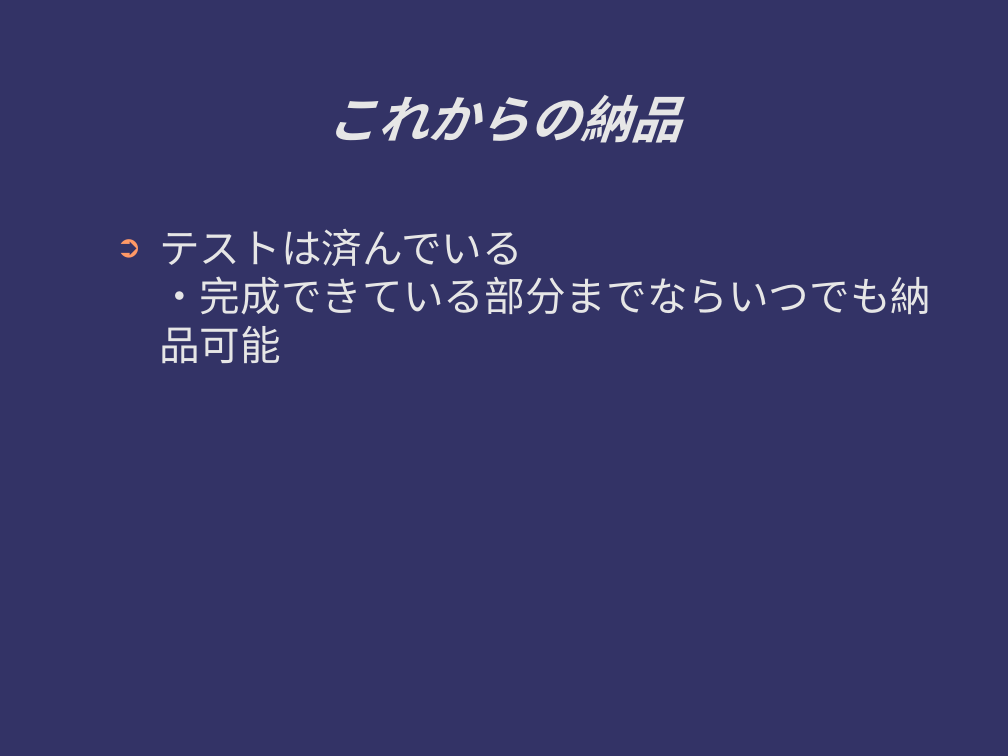
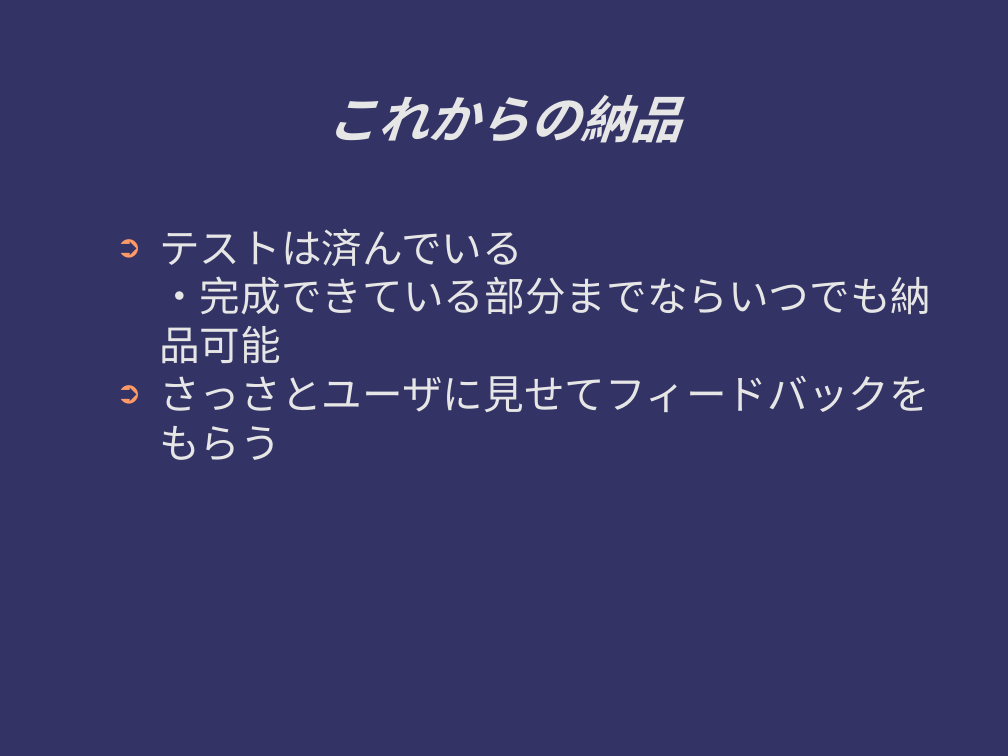
Before and after one commit to ichylinux/daddy, a slide deck: slide 16 of doc/concept.odp (slide 14 before the commit). Drawn at 1008x756 pixels with LibreOffice and Linux fonts; fonts in the diff are those of the drawing. Boxes give left, top, right and bottom in pixels: in the first picture for what was removed or moved away, otherwise in the second. Text is boxed around its words. In the diff, an @@ line names an element or a change of style, - is before the commit and + after.

```diff
--- a/doc/concept.odp
+++ b/doc/concept.odp
@@ text at [159, 376, 930, 460]: paragraph added @@
+➲ さっさとユーザに見せてフィードバックをもらう
```
Also in this commit, not shown: 4 other slides changed, 5 slides added.
